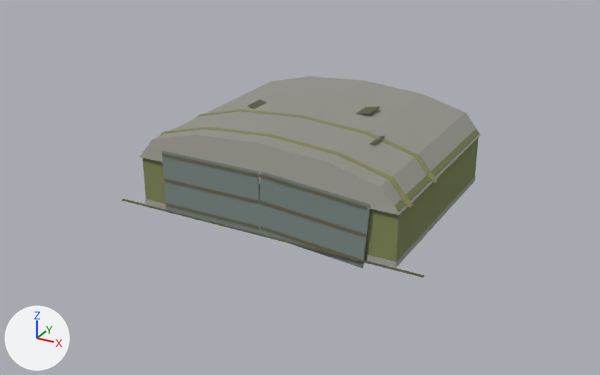
The FBX model entregas/teo-modelado/betera/hangar/SM_Hangar_v3_LOD1.fbx: old version first, new version second.
Camera for both pictures: a 50 mm lens placed at (40.6, -77.6, 38.9), pointed at (-0.6, -2.6, 1.5). The axes (+X, +Y, +Z) are drawn at lower left. The lights are the same throughout. The older version comes first. Where no turn or scale is listed for an object, it has been applied to the vertices.

The first picture shows 'Porton_E', 'Porton_O', 'SM_hangar_v3_LOD1'.
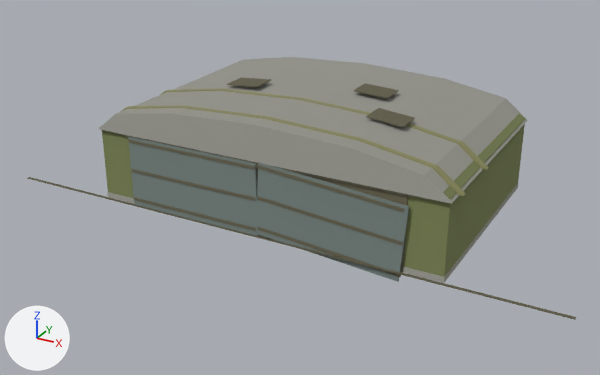
What differs and where, as boxes (x1, y1, x2, y2) in the pictures (600 x 375 px; the box of a moved part takes in the faces that stretch with it):
'SM_hangar_v3_LOD1', reshaped (53% wider, 30% taller): before (122, 76, 481, 278); after (27, 57, 576, 320)
'Porton_E', reshaped, moved (38% wider, 23% taller): before (258, 171, 370, 268); after (255, 162, 410, 282)
'Porton_O', reshaped, moved (32% wider, 19% taller): before (162, 151, 260, 234); after (128, 137, 258, 236)
part 1 of me_porton_o, moved or reshaped: before (166, 203, 259, 229); after (134, 197, 256, 231)
part 2 of me_porton_o, moved or reshaped: before (164, 178, 258, 203); after (132, 169, 255, 201)
part 3 of me_porton_o, moved or reshaped: before (162, 153, 257, 177); after (129, 140, 255, 170)
part 4 of me_porton_o, moved or reshaped: before (162, 151, 260, 234); after (128, 137, 258, 236)
part 6 of me_sm_hangar_v3_lod1_001, moved or reshaped: before (140, 76, 481, 215); after (99, 57, 528, 204)
part 7 of me_sm_hangar_v3_lod1_001, moved or reshaped: before (161, 127, 412, 207); after (122, 106, 466, 196)
part 8 of me_sm_hangar_v3_lod1_001, moved or reshaped: before (196, 109, 437, 183); after (160, 88, 489, 170)
part 9 of me_sm_hangar_v3_lod1_001, moved or reshaped: before (248, 100, 267, 109); after (227, 77, 271, 87)
part 10 of me_sm_hangar_v3_lod1_001, moved or reshaped: before (356, 107, 380, 114); after (354, 83, 399, 99)
part 11 of me_sm_hangar_v3_lod1_001, moved or reshaped: before (145, 176, 476, 268); after (107, 183, 518, 283)
part 12 of me_sm_hangar_v3_lod1_001, moved or reshaped (mostly hidden before): before (259, 184, 368, 261); after (256, 164, 408, 273)
part 13 of me_sm_hangar_v3_lod1_001, moved or reshaped (not visible before): after (125, 135, 413, 197)
part 14 of me_sm_hangar_v3_lod1_001, moved or reshaped: before (122, 199, 424, 278); after (27, 177, 576, 320)
part 15 of me_sm_hangar_v3_lod1_001, moved or reshaped: before (142, 129, 479, 262); after (102, 108, 525, 277)

Edits to the bpy script that builds the scene:
```text
Change me_porton_e:
    remove me_porton_e.from_pydata(...)  # 32 vertices, 24 faces; spans x -6.25..6.25, y -0.14..0.09, z -0.82..7.12
    add me_porton_e.from_pydata(...)  # 32 vertices, 24 faces; spans x -8.28..8.28, y -0.14..0.09, z -0.98..8.28
    me_porton_e part 5: 32 of 32 vertices moved; they spanned x -6.25..6.25, y -0.14..0.09, z -0.82..7.12 and now span x -8.28..8.28, y -0.14..0.09, z -0.98..8.28; mean shift (0.0, 0.0, 0.5)
Change me_porton_o:
    remove me_porton_o.from_pydata(...)  # 32 vertices, 24 faces; spans x -5.99..5.99, y -0.14..0.09, z 0.05..7.05
    add me_porton_o.from_pydata(...)  # 32 vertices, 24 faces; spans x -7.99..7.99, y -0.14..0.09, z 0.05..8.05
    me_porton_o part 1: the loose piece of 8 vertices spanning x -5.89..5.89, y -0.14..-0.08, z 0.63..0.97 is scaled about its middle by (1.34, 1, 1)
    me_porton_o part 2: the loose piece of 8 vertices spanning x -5.89..5.89, y -0.14..-0.08, z 3.53..3.87 is scaled about its middle by (1.34, 1, 1), then moved by (0.0, 0.0, 0.5)
    me_porton_o part 3: the loose piece of 8 vertices spanning x -5.89..5.89, y -0.14..-0.08, z 6.43..6.77 is scaled about its middle by (1.34, 1, 1), then moved by (0.0, 0.0, 1.0)
    me_porton_o part 4
    me_porton_o.vertices[0].co: (-5.99, -0.09, 0.05) -> (-7.99, -0.09, 0.05)  # pixel (166, 210) -> pixel (134, 204)
    me_porton_o.vertices[1].co: (-5.99, -0.09, 7.05) -> (-7.99, -0.09, 8.05)  # pixel (161, 150) -> pixel (128, 136)
    me_porton_o.vertices[2].co: (-5.99, 0.09, 0.05) -> (-7.99, 0.09, 0.05)
    me_porton_o.vertices[3].co: (-5.99, 0.09, 7.05) -> (-7.99, 0.09, 8.05)  # pixel (162, 150) -> pixel (129, 136)
    me_porton_o.vertices[4].co: (5.99, -0.09, 0.05) -> (7.99, -0.09, 0.05)  # pixel (259, 234) -> pixel (257, 236)
    me_porton_o.vertices[5].co: (5.99, -0.09, 7.05) -> (7.99, -0.09, 8.05)  # pixel (258, 171) -> pixel (255, 163)
    me_porton_o.vertices[6].co: (5.99, 0.09, 0.05) -> (7.99, 0.09, 0.05)  # not seen -> pixel (257, 235)
    me_porton_o.vertices[7].co: (5.99, 0.09, 7.05) -> (7.99, 0.09, 8.05)  # pixel (259, 170) -> pixel (256, 163)
Change me_sm_hangar_v3_lod1_001:
    remove me_sm_hangar_v3_lod1_001.from_pydata(...)  # 124 vertices, 122 faces; spans x -18.0..18.0, y -12.6..12.3, z 0.0..10.2
    add me_sm_hangar_v3_lod1_001.from_pydata(...)  # 124 vertices, 122 faces; spans x -32.0..32.0, y -13.1..12.8, z 0.0..12.5
    me_sm_hangar_v3_lod1_001 part 6: the loose piece of 14 vertices spanning x -15.2..15.2, y -12.3..12.3, z 5.7..10.1 is scaled about its middle by (1.33, 1.04, 0.888), then moved by (0.0, 0.0, 2.3)
    me_sm_hangar_v3_lod1_001 part 7: the loose piece of 14 vertices spanning x -15.5..15.5, y -10.3..-9.7, z 5.8..10.2 is scaled about its middle by (1.33, 1, 0.888), then moved by (0.0, -0.5, 2.3)
    me_sm_hangar_v3_lod1_001 part 8: the loose piece of 14 vertices spanning x -15.5..15.5, y -3.6..-3.0, z 5.8..10.2 is scaled about its middle by (1.33, 1, 0.888), then moved by (0.0, -0.2, 2.3)
    me_sm_hangar_v3_lod1_001 part 9: the loose piece of 8 vertices spanning x -7.5..-4.5, y -2.3..0.3, z 9.1..9.9 is scaled about its middle by (1.37, 1.15, -0.387), then moved by (-2.0, 0.0, 2.7)
    me_sm_hangar_v3_lod1_001 part 10: the loose piece of 8 vertices spanning x 3.0..6.0, y 1.2..3.8, z 9.5..10.2 is scaled about its middle by (1.36, 1.15, -0.333), then moved by (1.5, 0.0, 2.5)
    me_sm_hangar_v3_lod1_001 part 11: the loose piece of 8 vertices spanning x -15.1..15.1, y -12.1..12.0, z 0.0..0.6 is scaled about its middle by (1.33, 1.04, 1)
    me_sm_hangar_v3_lod1_001 part 12: the loose piece of 8 vertices spanning x -12.0..12.0, y -12.1..-12.0, z 0.0..7.0 is scaled about its middle by (1.33, 1, 1.14), then moved by (0.0, -0.5, 0.5)
    me_sm_hangar_v3_lod1_001 part 13: the loose piece of 8 vertices spanning x -12.5..12.5, y -12.2..-12.0, z 7.0..7.5 is scaled about its middle by (1.32, 1, 1), then moved by (0.0, -0.5, 1.0)
    me_sm_hangar_v3_lod1_001 part 14: the loose piece of 8 vertices spanning x -18.0..18.0, y -12.6..-12.2, z 0.0..0.1 is scaled about its middle by (1.78, 1, 1), then moved by (0.0, -0.5, 0.0)
    me_sm_hangar_v3_lod1_001 part 15: 26 of 124 vertices moved; they spanned x -15.0..15.0, y -12.0..12.0, z 0.0..10.0 and now span x -20.0..20.0, y -12.5..12.5, z 0.0..12.2; mean shift (0.8, 0.0, 2.1); largest move (15.0, 12.0, 6.0) -> (20.0, 12.5, 8.5)
    other edits to the shape of me_sm_hangar_v3_lod1_001 do not show in these pictures
Change ob_porton_e:
    ob_porton_e.location: (6.0, -12.25, 0.0) -> (8.0, -12.75, 0.0)
Change ob_porton_o:
    ob_porton_o.location: (-6.0, -12.25, 0.0) -> (-8.0, -12.75, 0.0)
```
